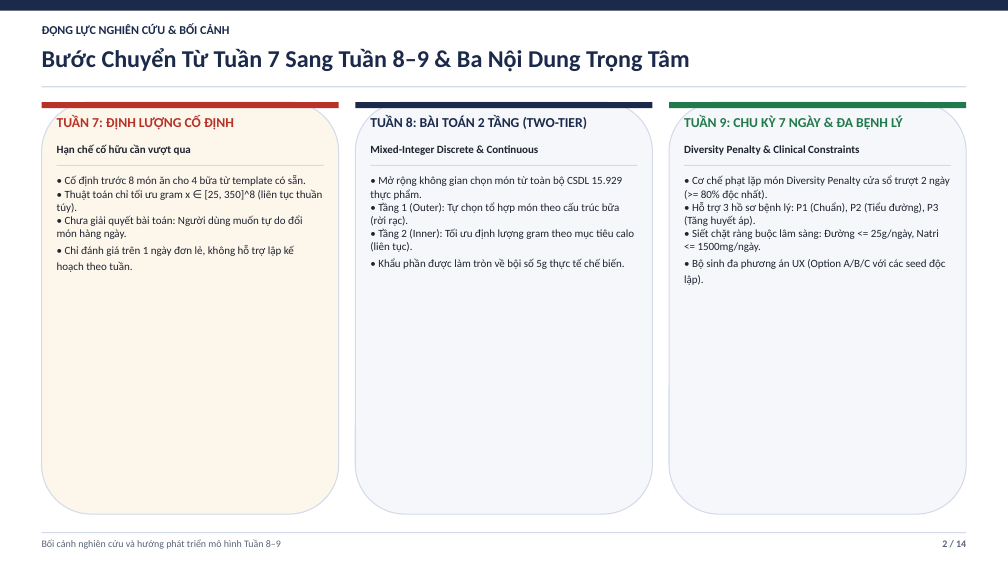
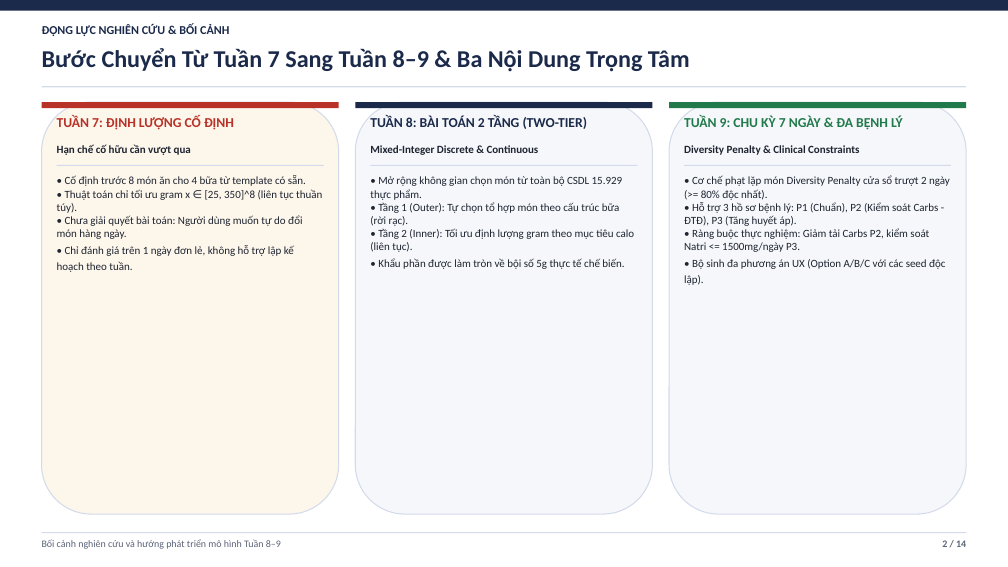
Before and after one commit to duylequang2303/DBO_heathcare, a slide deck: slide 2 of docs/slides/Slide_Bao_Cao_Tuan_8_9_DBO_IDBO.pptx. Drawn at 1008x567 pixels with LibreOffice and Linux fonts; fonts in the diff are those of the drawing. Boxes give left, top, right and bottom in pixels: in the first picture for what was removed or moved away, otherwise in the second. Text is boxed around its words. In the diff, an @@ line names an element or a change of style, - is before the commit and + after.

```diff
--- a/docs/slides/Slide_Bao_Cao_Tuan_8_9_DBO_IDBO.pptx
+++ b/docs/slides/Slide_Bao_Cao_Tuan_8_9_DBO_IDBO.pptx
@@ text at [684,175,950,285]: text changed @@
-• Cơ chế phạt lặp món Diversity Penalty cửa sổ trượt 2 ngày (>= 80% độc nhất).
-• Hỗ trợ 3 hồ sơ bệnh lý: P1 (Chuẩn), P2 (Tiểu đường), P3 (Tăng huyết áp).
-• Siết chặt ràng buộc lâm sàng: Đường <= 25g/ngày, Natri <= 1500mg/ngày.
-• Bộ sinh đa phương án UX (Option A/B/C với các seed độc lập).
+• Cơ chế phạt lặp món Diversity Penalty cửa sổ trượt 2 ngày (>= 80% độc nhất).
+• Hỗ trợ 3 hồ sơ bệnh lý: P1 (Chuẩn), P2 (Kiểm soát Carbs - ĐTĐ), P3 (Tăng huyết áp).
+• Ràng buộc thực nghiệm: Giảm tải Carbs P2, kiểm soát Natri <= 1500mg/ngày P3.
+• Bộ sinh đa phương án UX (Option A/B/C với các seed độc lập).
```
Also in this commit, not shown: 6 other slides changed, 1 other file.
